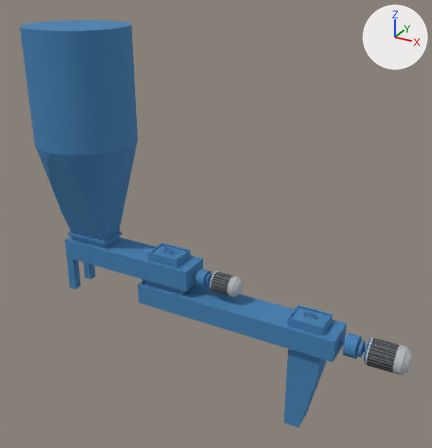
The glTF model public/glb/给料电振机_双轴搅拌.glb, before and after one commit.
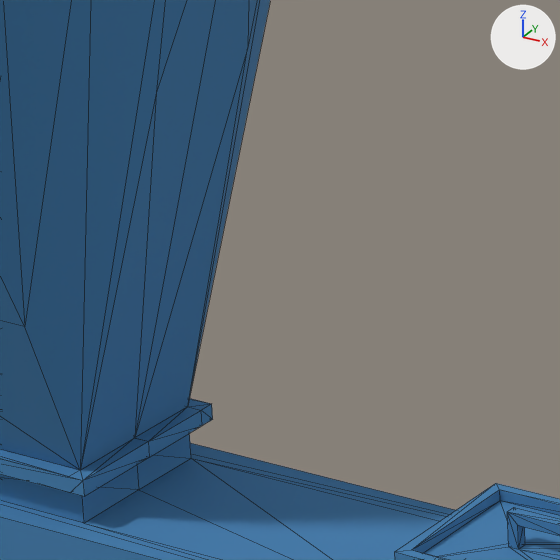
Each version appears first whole from a camera (50 mm lens) standing at (5.27, -4.72, 4.93) and looking at (2.31, 0.66, 2.24), and next in a close-up on the part from 21% to 40% of the width and 39% to 57% of the height. The axes (+X, +Y, +Z) are drawn at upper right. The lights are the same throughout. The close-ups show mesh edges as thin lines. Vertices at the same position are counted once.

Names of what the first close-up shows: 'root'.
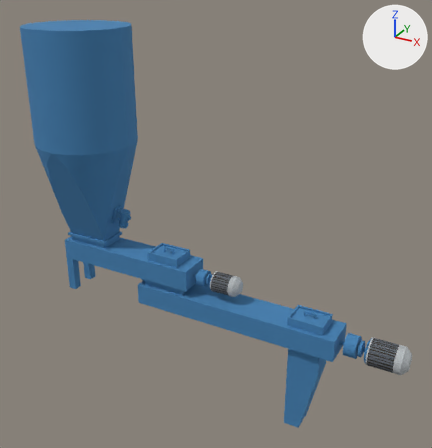
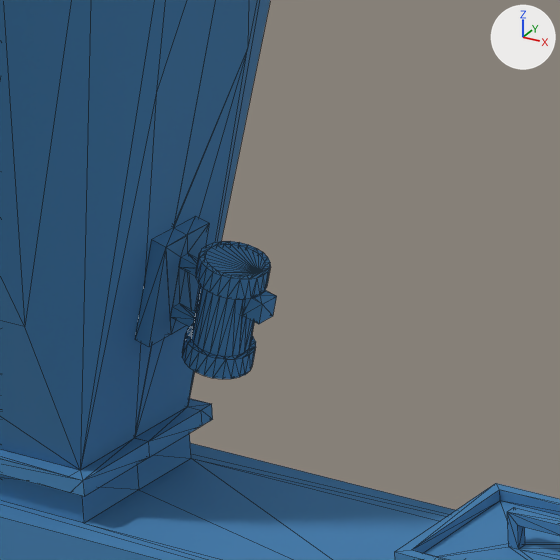
Location of each change, [x1, y1, x2, y2] in pixels of the close-ups (560 x 560 px):
part 1 of me_mesh_0, built on (blue)
    after: [135, 0, 277, 435]

The change, as a diff of the scene's bpy script:
```diff
--- a/public/glb/给料电振机_双轴搅拌.glb.py
+++ b/public/glb/给料电振机_双轴搅拌.glb.py
@@ me_mesh_0 @@
 # used by ob_root; location = (0.0, 0.0, 0.0)
-me_mesh_0.from_pydata(...)  # 838 vertices, 1889 faces; spans x 0.0..4.58, y 0.0..1.2, z 0.0..4.29
+me_mesh_0.from_pydata(...)  # 1091 vertices, 2545 faces; spans x 0.0..4.58, y 0.0..1.2, z 0.0..4.29
+# me_mesh_0 part 1: 1 vertex moved within x 1.83, y 0.6, z 1.57; 253 vertices added at x 0.93..1.17, y 0.54..0.66, z 1.96..2.21
 me_mesh_0.materials.append(mat_0100_钢青色)
```
